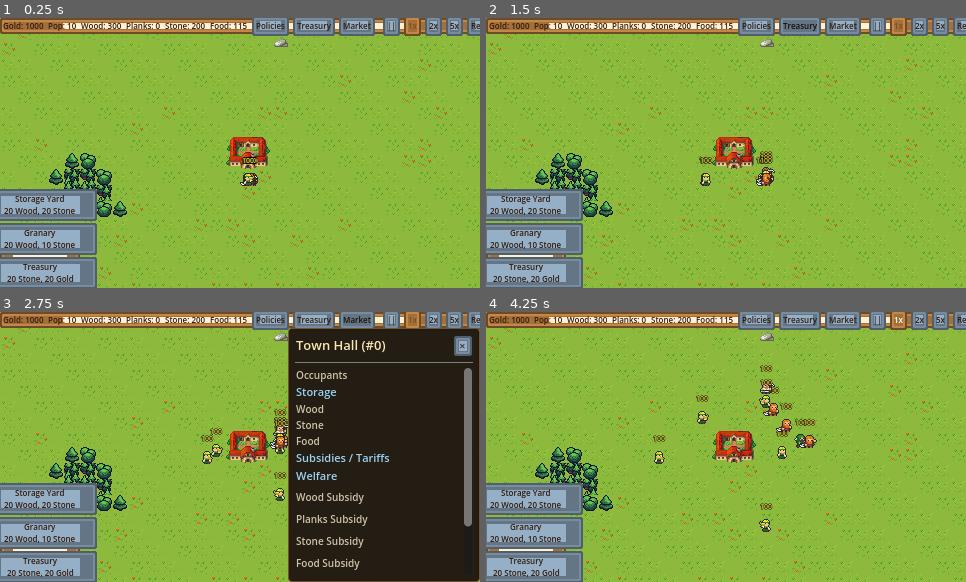
Above: before the commit, frames 1-4 (two rows, left to right).
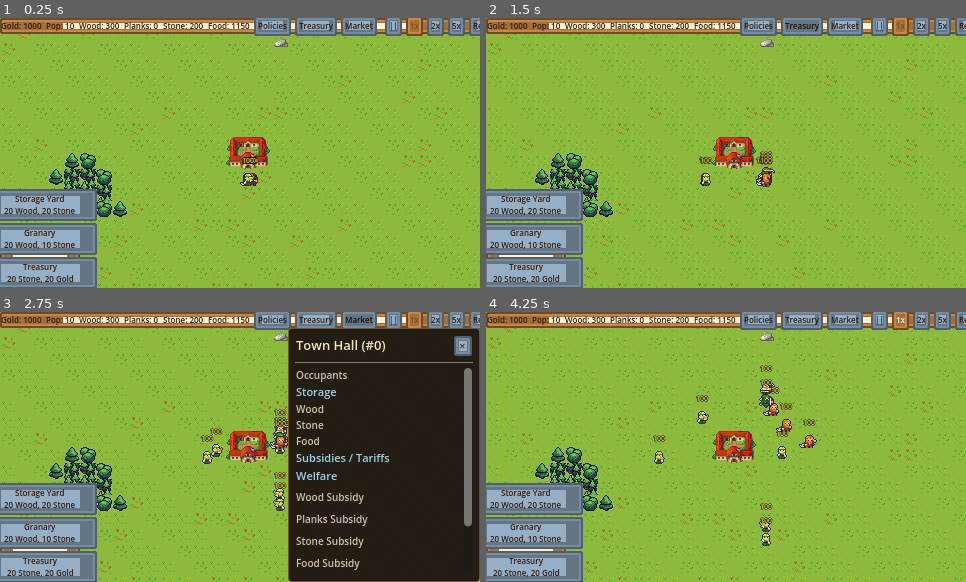
Above: after the commit, the same moments.

Repository: stierk/freepeople
Game: Godot game, scene res://scenes/main/Main.tscn
The game is run twice, just before and just after one commit, with the same random seed, the same clock (stepped at 60 frames per second) and the same inputs.
Inputs:
- Up to frame 1 (0.25 s): no input
- Up to frame 2 (1.5 s): click "Policies" at 0.5 s; click "Treasury" at 1.25 s
- Up to frame 3 (2.75 s): click "Market" at 2 s
- Up to frame 4 (4.25 s): click "||" at 2.75 s; click "1x" at 3.5 s

The runs differ from the first frame. In frame 1, 2.3% of the frame differs, in the area x 0-100%, y 0-63%; in frame 2, 2.3%; in frame 3, 2.4%; in frame 4, 2.7%, in the area x 0-100%, y 0-87%.

Commit message:
Increase starting granary food stock 10x (115 -> 1150)
Note: M31 sized this deliberately small to surface food scarcity early
and avoid the documented death-spiral (see comment above). Raising it
back up may reintroduce that risk.

Co-Authored-By: Claude Sonnet 5 <noreply@anthropic.com>

Diff:
--- a/scenes/world/World.gd
+++ b/scenes/world/World.gd
@@ -219,7 +219,7 @@
 	var town_hall := _place_building(BuildingDef.BuildingType.TOWN_HALL, center - Vector2i(1, 1))
 	town_hall.community_stock[Goods.GoodType.WOOD] = 300.0
 	town_hall.community_stock[Goods.GoodType.STONE] = 200.0
-	town_hall.community_stock[Goods.GoodType.FOOD] = 115.0
+	town_hall.community_stock[Goods.GoodType.FOOD] = 1150.0
 
 	# M27: the crown's baseline policy (uniform, applies equally to all inhabitants; as before,
 	# always changeable by the player in the Town Hall UI). Without this, the design-documented
